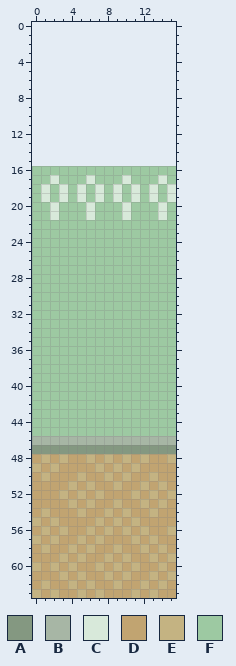
Two states of a pixel-art file, art/cfe-bg.aseprite. Above, as it was before the edit.
16x48 pixels, 1 frame. The old version is drawn lined up with the new one, on the new canvas.
Palette (. is transparent): A #849881  B #a7b6a5  C #d8e9da  D #c1a471  E #c4b382  F #9dc9a2
Pixels before, first column x 0:
16 FFFFFFFFFFFFFFFF
17 FFCFFFCFFFCFFFCF
18 FCFCFCFCFCFCFCFC
19 FCFCFCFCFCFCFCFC
20 FFCFFFCFFFCFFFCF
21 FFCFFFCFFFCFFFCF
22 FFFFFFFFFFFFFFFF
23 FFFFFFFFFFFFFFFF
24 FFFFFFFFFFFFFFFF
25 FFFFFFFFFFFFFFFF
26 FFFFFFFFFFFFFFFF
27 FFFFFFFFFFFFFFFF
28 FFFFFFFFFFFFFFFF
29 FFFFFFFFFFFFFFFF
30 FFFFFFFFFFFFFFFF
31 FFFFFFFFFFFFFFFF
32 FFFFFFFFFFFFFFFF
33 FFFFFFFFFFFFFFFF
34 FFFFFFFFFFFFFFFF
35 FFFFFFFFFFFFFFFF
36 FFFFFFFFFFFFFFFF
37 FFFFFFFFFFFFFFFF
38 FFFFFFFFFFFFFFFF
39 FFFFFFFFFFFFFFFF
40 FFFFFFFFFFFFFFFF
41 FFFFFFFFFFFFFFFF
42 FFFFFFFFFFFFFFFF
43 FFFFFFFFFFFFFFFF
44 FFFFFFFFFFFFFFFF
45 FFFFFFFFFFFFFFFF
46 BBBBBBBBBBBBBBBB
47 AAAAAAAAAAAAAAAA
48 DEDEDDEDEDEDEDDE
49 EDEDDDDEDEDEDDDD
50 DEDDDEDDEDEDDEDD
51 DDDDEDEDDEDDEDED
52 DDDEDEDEDDDEDEDE
53 DDDDEDEDDEDDEDED
54 DEDDDEDDEDEDDEDD
55 EDEDDDDEDEDEDDDD
56 DEDEDDEDEDEDEDDE
57 EDEDDEDEDDDEDEDD
58 DEDDEDEDDEDDEDED
59 DDDEDEDDEDEDDEDE
60 EDEDEDDEDEDEDDED
61 DDDEDEDDEDEDDEDE
62 DEDDEDEDDEDDEDED
63 EDEDDEDEDDDEDEDD
The result:
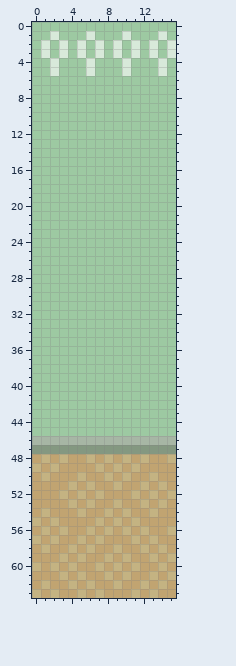
Changes in this commit:
canvas 16x48 -> 16x64, the old top-left corner now at 0,16
Colour C now appears in row 1 at x 2, 6, 10 and 14; in rows 2 to 3 at x 1, 3, 5, 7, 9, 11, 13 and 15; in rows 4 to 5 at x 2, 6, 10 and 14.
Colour F now appears in row 0 at x 0 to 15; in row 1 at x 0 to 1, 3 to 5, 7 to 9, 11 to 13 and 15; in rows 2 to 3 at x 0, 2, 4, 6, 8, 10, 12 and 14; in rows 4 to 5 at x 0 to 1, 3 to 5, 7 to 9, 11 to 13 and 15; in rows 6 to 15 at x 0 to 15.
The author changed colour C to colour F in row 17 at x 2, 6, 10 and 14; in rows 18 to 19 at x 1, 3, 5, 7, 9, 11, 13 and 15; in rows 20 to 21 at x 2, 6, 10 and 14.
